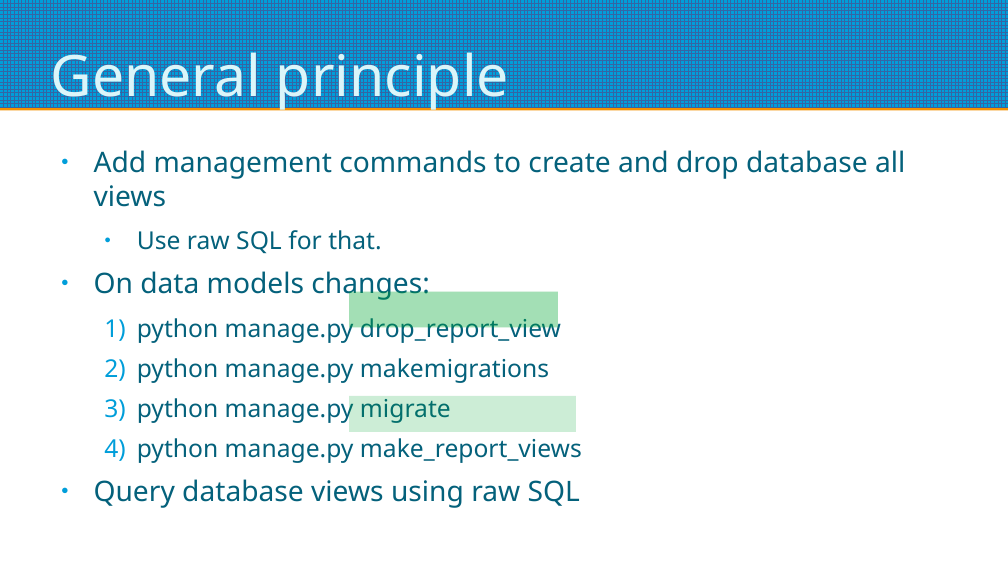
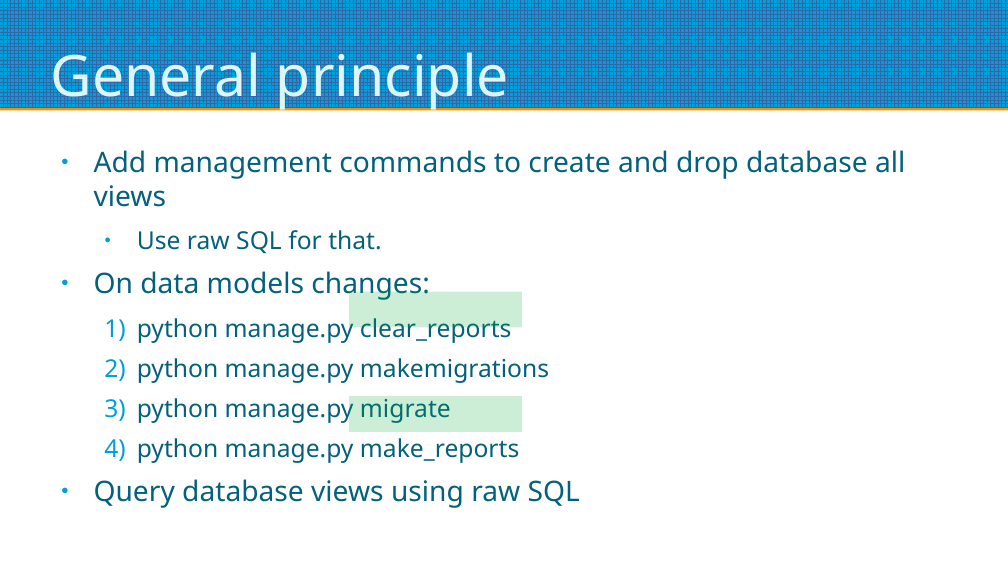
Before and after one commit to roskakori/django-reporting-with-raw-sql, a slide deck: slide 41 of Django reporting with raw SQL.odp (slide 40 before the commit). Drawn at 1008x567 pixels with LibreOffice and Linux fonts; fonts in the diff are those of the drawing. Boxes give left, top, right and bottom in pixels: in the first picture for what was removed or moved away, otherwise in the second. Text is boxed around its words. In the diff, an @@ line names an element or a change of style, - is before the commit and + after.

Commit message:
#1 Fix database views and add example for round trip engineering

```diff
--- a/Django reporting with raw SQL.odp
+++ b/Django reporting with raw SQL.odp
@@ rectangle: place and size @@
-rectangle at [349, 292, 558, 327]
+rectangle at [349, 292, 522, 327]
@@ rectangle removed at [349, 292, 558, 327] @@
@@ text at [137, 314, 512, 344]: text changed @@
-  1) python manage.py drop_report_view
+  1) python manage.py clear_reports
@@ rectangle: place and size @@
-rectangle at [349, 396, 576, 432]
+rectangle at [349, 396, 522, 432]
@@ text at [137, 438, 519, 463]: text changed @@
-  4) python manage.py make_report_views
+  4) python manage.py make_reports
```
Also in this commit, not shown: 6 other slides changed, 29 slides added, 18 slides removed, 9 other files.
